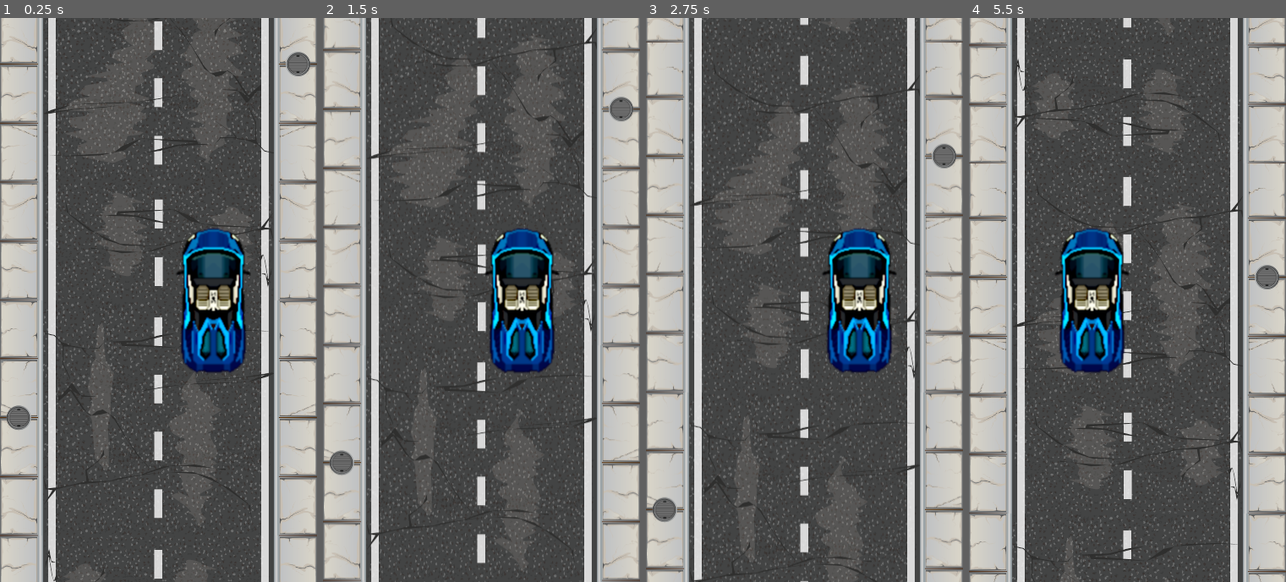
Above: before the commit, frames 1-4 (left to right).
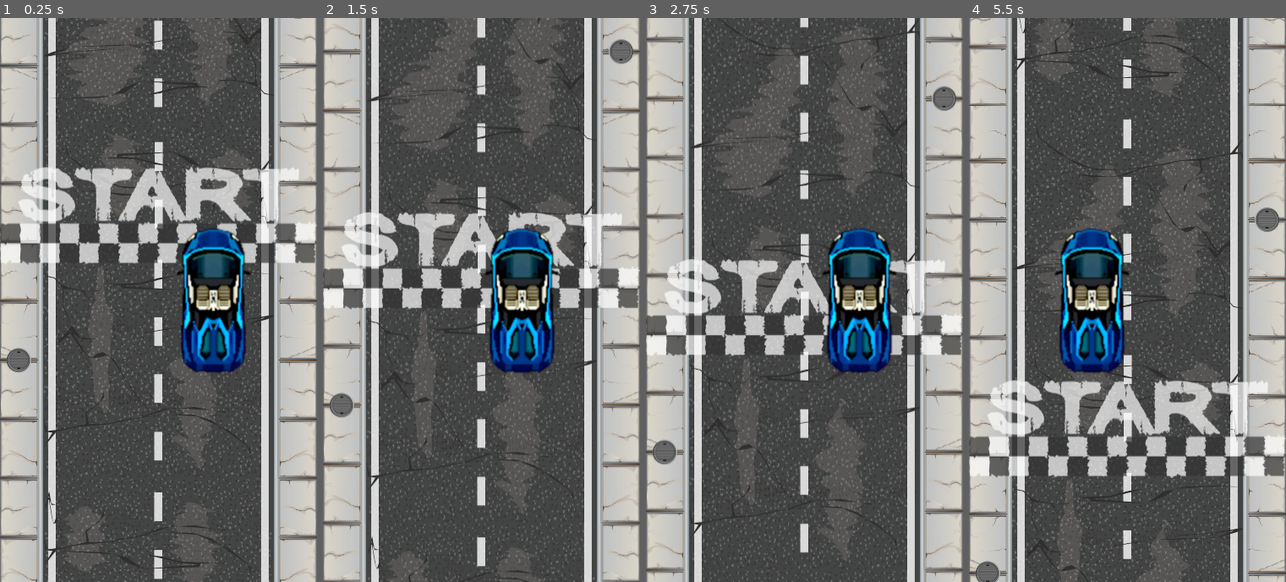
Above: after the commit, the same moments.

Repository: adngdb/coopjam
Game: Godot game, scene res://Levels/LevelTest.tscn
Two runs of this game, one before a commit and one after it. Both use one fixed random seed, a clock stepped at 60 frames per second and the inputs below.
Inputs (mouse positions are in pixels of both pictures, inside the frame that each line leads up to):
- Up to frame 1 (0.25 s): no input
- Up to frame 2 (1.5 s): tap Enter at 0.5 s; move the mouse to (551, 271) at 0.52 s; hold Right (ui_right) 0.53-1.28 s; click (551, 271) at 0.6 s; move the mouse to (418, 328) at 1.27 s; hold Left (ui_left) from 1.28 s (still down); click (418, 328) at 1.35 s
- Up to frame 3 (2.75 s): move the mouse to (836, 175) at 2.02 s; release Left (ui_left) at 2.03 s; hold Right (ui_right) from 2.03 s (still down); click (836, 175) at 2.1 s
- Up to frame 4 (5.5 s): move the mouse to (1111, 412) at 2.77 s; click (1111, 412) at 2.85 s; move the mouse to (1222, 384) at 3.52 s; release Right (ui_right) at 3.53 s; hold Left (ui_left) from 3.53 s (still down); click (1222, 384) at 3.6 s; move the mouse to (1032, 215) at 4.27 s; click (1032, 215) at 4.35 s; move the mouse to (1143, 300) at 5.02 s; click (1143, 300) at 5.1 s

The runs differ from the first frame. In frame 1, 20% of the frame differs, in the area x 0-100%, y 0-100%; in frame 2, 19%; in frame 3, 19%; in frame 4, 21%.

Commit message:
Add a starting and finishing line, integrate them in test level.

Diff:
--- a/Qlas/Levels/LevelTest.tscn
+++ b/Qlas/Levels/LevelTest.tscn
@@ -1,8 +1,9 @@
-[gd_scene load_steps=4 format=2]
+[gd_scene load_steps=5 format=2]
 
-[ext_resource path="res://Objects/PlayerCar/PlayerCar.tscn" type="PackedScene" id=1]
+[ext_resource path="res://Objects/RoadTile/StartLine.tscn" type="PackedScene" id=1]
 [ext_resource path="res://Objects/RoadTile/RoadTile.tscn" type="PackedScene" id=2]
 [ext_resource path="res://Objects/Obstacles/RedCar.tscn" type="PackedScene" id=3]
+[ext_resource path="res://Objects/RoadTile/FinishLine.tscn" type="PackedScene" id=4]
 
 [node name="LevelTest" type="Node2D"]
 
@@ -31,9 +32,6 @@
 [node name="RoadTile8" parent="Road" instance=ExtResource( 2 )]
 position = Vector2( 0, -5840 )
 
-[node name="PlayerCar" parent="." instance=ExtResource( 1 )]
-position = Vector2( 65, 0 )
-
 [node name="Obstacles" type="Node2D" parent="."]
 
 [node name="RedCar" parent="Obstacles" instance=ExtResource( 3 )]
@@ -49,4 +47,10 @@
 position = Vector2( 56, -3944 )
 
 [node name="RedCar5" parent="Obstacles" instance=ExtResource( 3 )]
-position = Vector2( -56, -5768 )
+position = Vector2( -64, -5472 )
+
+[node name="StartLine" parent="." instance=ExtResource( 1 )]
+position = Vector2( 0, -32 )
+
+[node name="FinishLine" parent="." instance=ExtResource( 4 )]
+position = Vector2( 0, -5840 )
--- a/Qlas/Objects/PlayerCar/PlayerCar.gd
+++ b/Qlas/Objects/PlayerCar/PlayerCar.gd
@@ -46,3 +46,7 @@
 	if body.is_in_group("obstacle"):
 		speed = 0.0
 		body.queue_free()
+
+
+func _on_FinishDetector_body_entered(body):
+	get_tree().change_scene("res://Levels/LevelTest.tscn")
--- a/Qlas/Objects/PlayerCar/PlayerCar.tscn
+++ b/Qlas/Objects/PlayerCar/PlayerCar.tscn
@@ -28,4 +28,12 @@
 
 [node name="CollOD" type="CollisionShape2D" parent="ObstacleDetector"]
 shape = SubResource( 2 )
+
+[node name="FinishDetector" type="Area2D" parent="."]
+collision_layer = 0
+collision_mask = 4
+
+[node name="CollFD" type="CollisionShape2D" parent="FinishDetector"]
+shape = SubResource( 2 )
 [connection signal="body_entered" from="ObstacleDetector" to="." method="_on_ObstacleDetector_body_entered"]
+[connection signal="body_entered" from="FinishDetector" to="." method="_on_FinishDetector_body_entered"]
--- /dev/null
+++ b/Qlas/Objects/RoadTile/FinishLine.tscn
@@ -0,0 +1,16 @@
+[gd_scene load_steps=3 format=2]
+
+[ext_resource path="res://Assets/Props/Finish.png" type="Texture" id=1]
+
+[sub_resource type="RectangleShape2D" id=1]
+extents = Vector2( 184, 56 )
+
+[node name="FinishLine" type="KinematicBody2D"]
+collision_layer = 4
+collision_mask = 0
+
+[node name="Sprite" type="Sprite" parent="."]
+texture = ExtResource( 1 )
+
+[node name="CollisionShape2D" type="CollisionShape2D" parent="."]
+shape = SubResource( 1 )
--- /dev/null
+++ b/Qlas/Objects/RoadTile/StartLine.tscn
@@ -0,0 +1,12 @@
+[gd_scene load_steps=3 format=2]
+
+[ext_resource path="res://Assets/Props/Start.png" type="Texture" id=1]
+[ext_resource path="res://Objects/PlayerCar/PlayerCar.tscn" type="PackedScene" id=2]
+
+[node name="StartLine" type="Node2D"]
+
+[node name="Sprite" type="Sprite" parent="."]
+texture = ExtResource( 1 )
+
+[node name="PlayerCar" parent="." instance=ExtResource( 2 )]
+position = Vector2( 65, 100 )
Binary file changed: Qlas/Assets/Props/Finish.png
Binary file changed: Qlas/Assets/Props/Start.png
